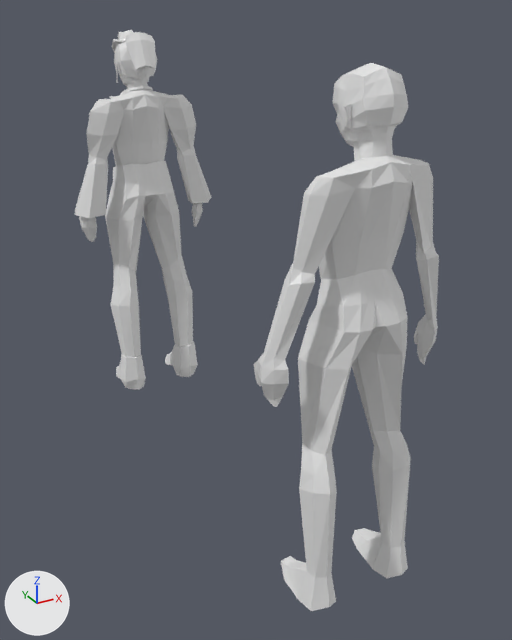
The Blender file Assets/Characters/Annabel lee/Annabel_Lee3.blend: old version first, new version second.
Before and after are seen from a 50 mm camera at (-1.38, -3.96, 2.11) aimed at (0.09, -1.29, 0.77). The lights are fixed; the arrows at lower left show +X, +Y and +Z. The older version comes first.

In view in the first picture: 'Arms Shirt', 'Body', 'Hair', 'Pants', 'Shoes', 'Vest', 'original body' and 2 more.
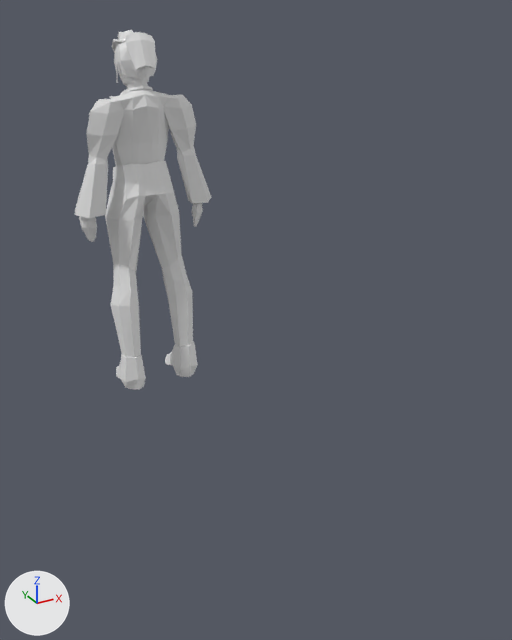
Where the change shows, as pixel boxes [x1, y1, x2, y2] in the pictures (512 x 640 px):
```json
{"object": "original body", "change": "hidden", "before": [254, 63, 439, 611]}
```

Edits to the scene script, one JSON object a line:
```json
{"op": "add", "block": "ob_original_body", "code": "ob_original_body.hide_set(True)"}
```
